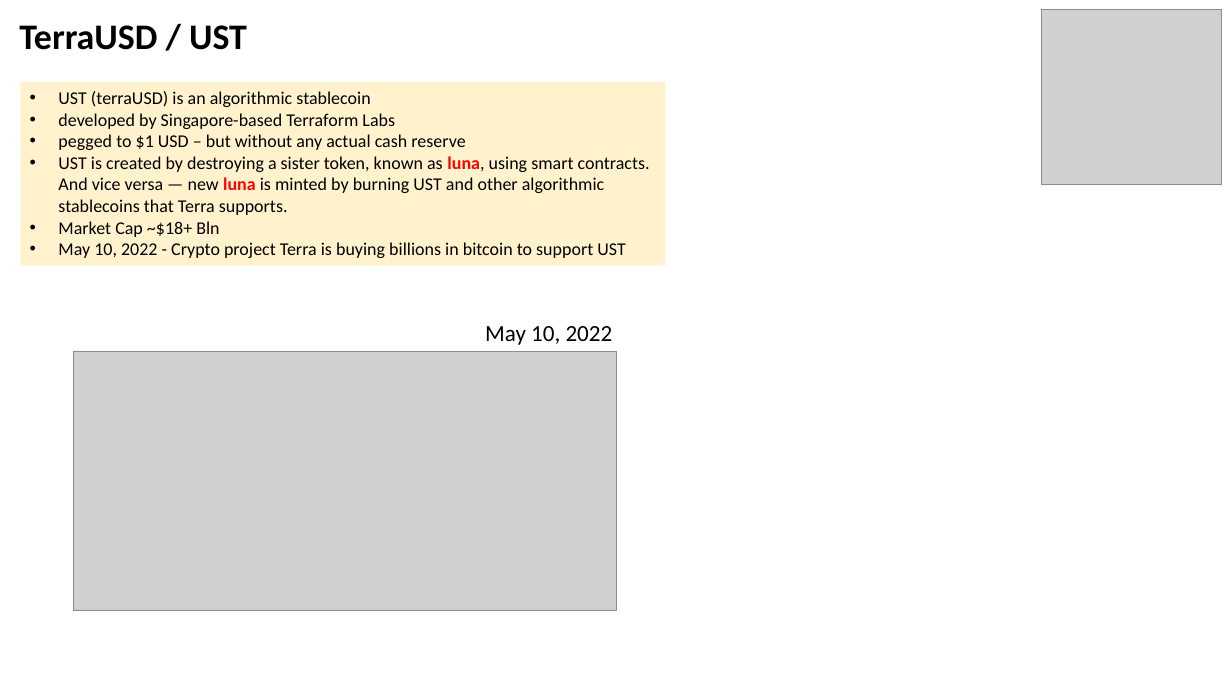
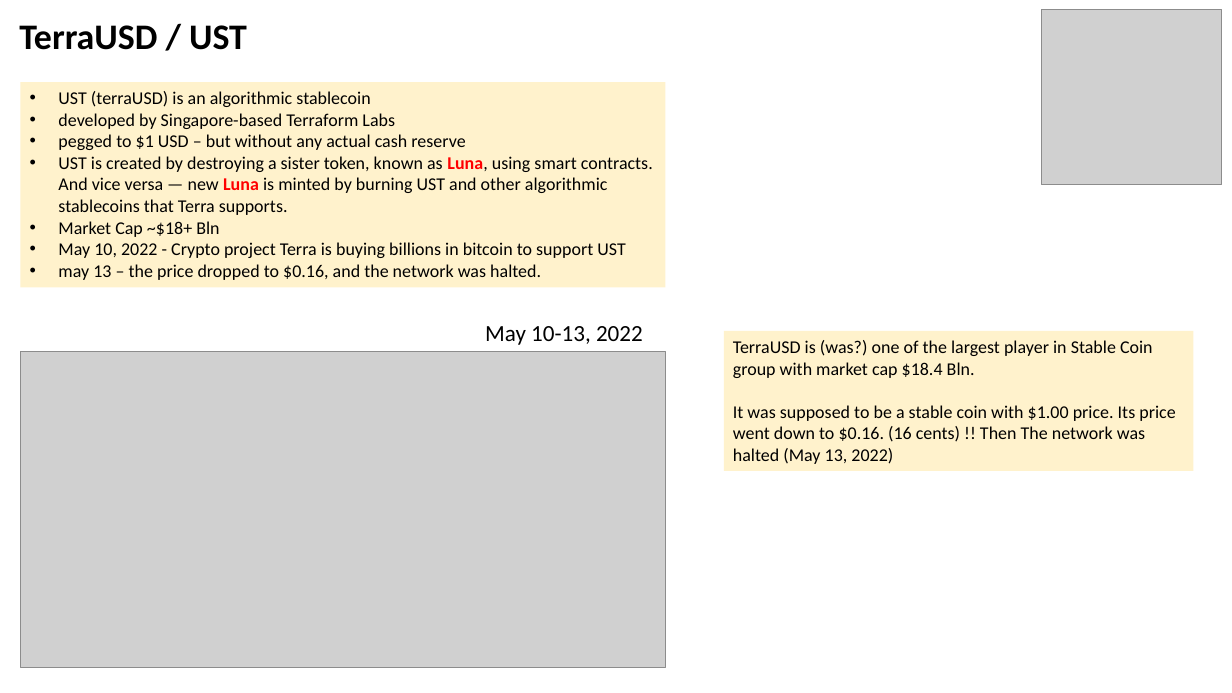
Before and after one commit to lselector/crypto, a slide deck: slide 20 of crypto_04_stable_coins.pptx (slide 19 before the commit). Drawn at 1232x693 pixels with LibreOffice and Linux fonts; fonts in the diff are those of the drawing; grey boxes stand for pictures. Boxes give left, top, right and bottom in pixels: in the first picture for what was removed or moved away, otherwise in the second. Text is boxed around its words. In the diff, an @@ line names an element or a change of style, - is before the commit and + after.

Commit message:
update

```diff
--- a/crypto_04_stable_coins.pptx
+++ b/crypto_04_stable_coins.pptx
@@ rectangle "UST (terraUSD) is an algorithmic ...": place and size @@
-rectangle "UST (terraUSD) is an algorithmic ..." at [20,82,665,266]
+rectangle "UST (terraUSD) is an algorithmic ..." at [20,82,665,287]
@@ text in rectangle at [58,156,653,215]: text changed @@
-• UST is created by destroying a sister token, known as luna, using smart contracts. And vice versa — new luna is minted by burning UST and other algorithmic stablecoins that Terra supports.
+• UST is created by destroying a sister token, known as Luna, using smart contracts. And vice versa — new Luna is minted by burning UST and other algorithmic stablecoins that Terra supports.
@@ text in rectangle at [58,264,541,280]: paragraph added @@
+• may 13 – the price dropped to $0.16, and the network was halted.
@@ text at [485,326,643,345]: text changed @@
-May 10, 2022
+May 10-13, 2022
@@ picture: place and size @@
-picture at [74,351,616,611]
+picture at [20,351,665,667]
@@ rectangle added at [724,331,1193,470], fill #FFF2CC, 14 pt, text #000000 @@
+TerraUSD is (was?) one of the largest player in Stable Coin group with market cap $18.4 Bln.
+It was supposed to be a stable coin with $1.00 price. Its price went down to $0.16. (16 cents) !! Then The network was halted (May 13, 2022)
```
Also in this commit, not shown: 1 other slide changed, 1 slide added.
